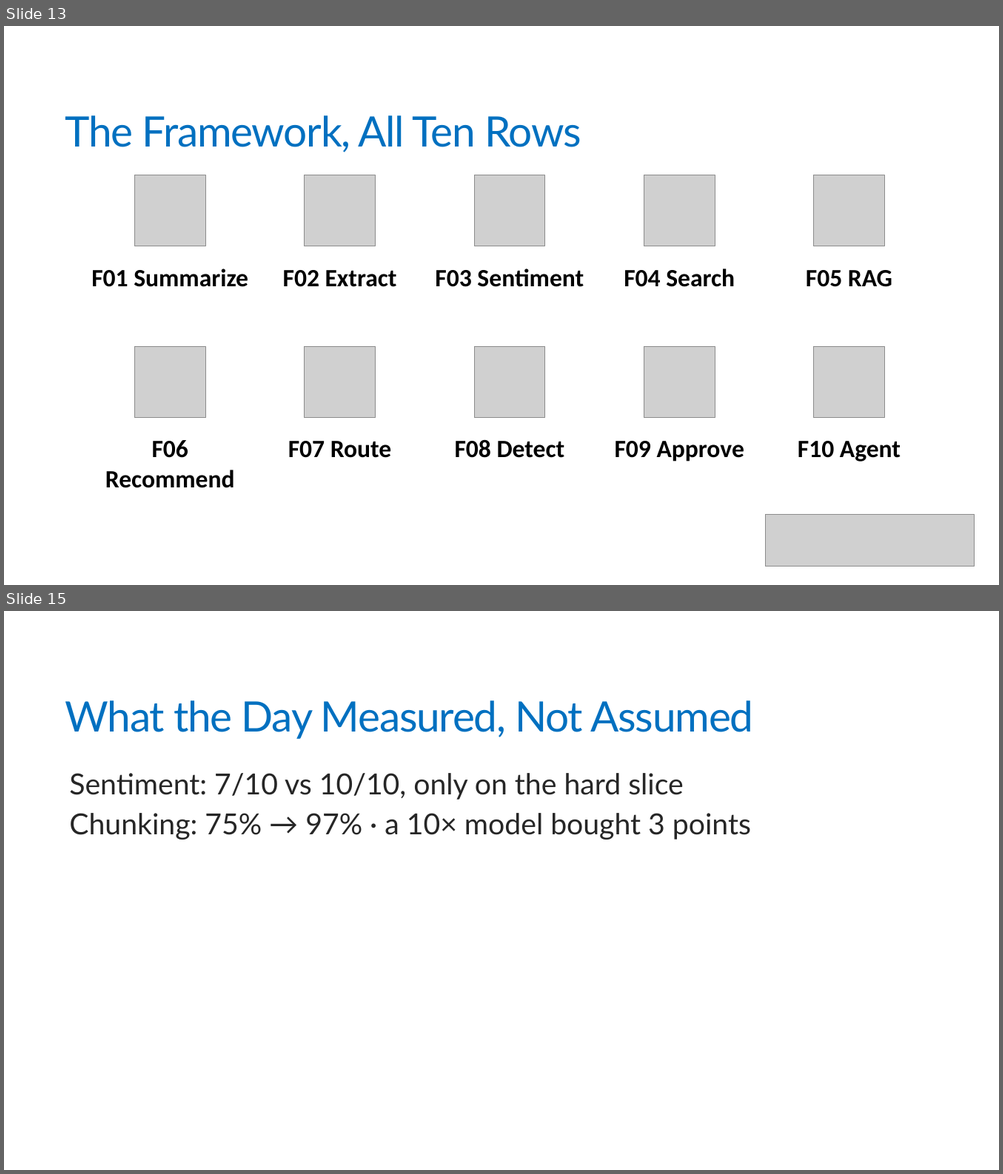
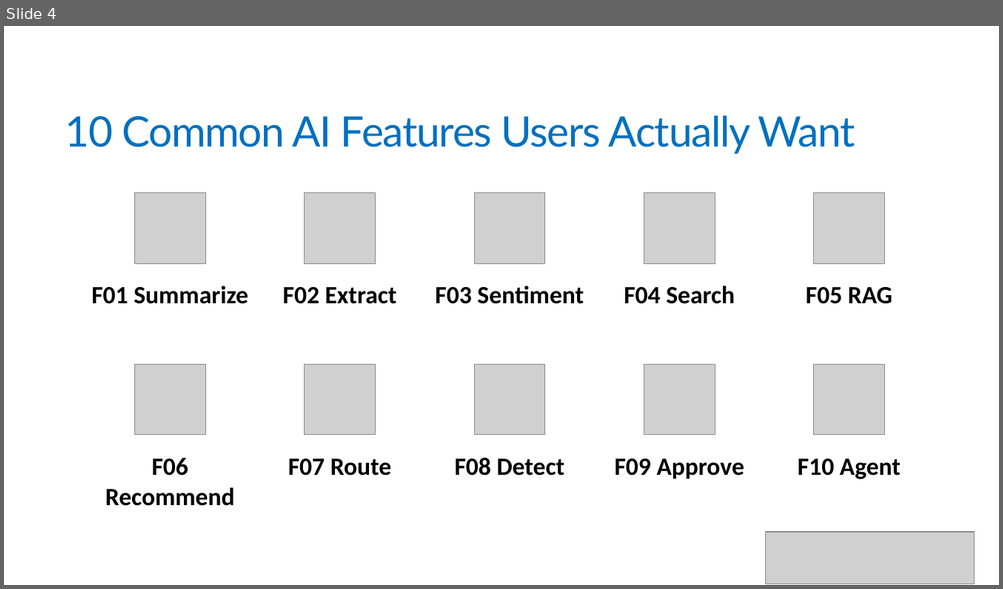
Before and after one commit to trailheadtechnology/10-ai-features-workshop, a slide deck: modules/M5-closing/M5-closing.pptx. Shown one above the other, each under a label of ours: slides 13 and 15 before the commit, slide 4 after it; the slides between them are not shown. The pictures are 1003x1174 and 1003x589 pixels, drawn with LibreOffice and Linux fonts; fonts in the diff are those of the drawing; grey boxes stand for pictures. Boxes give left, top, right and bottom in pixels: in the first picture for what was removed or moved away, otherwise in the second. Text is boxed around its words. In the diff, an @@ line names an element or a change of style, - is before the commit and + after.

```diff
--- a/modules/M5-closing/M5-closing.pptx
+++ b/modules/M5-closing/M5-closing.pptx
@@ slide 15 removed at box(4, 611, 999, 1170), background #FFFFFF @@
@@ title removed at box(65, 701, 753, 739) @@
-What the Day Measured, Not Assumed
@@ text removed at box(69, 773, 751, 840) @@
-  Sentiment: 7/10 vs 10/10, only on the hard slice
-  Chunking: 75% → 97% · a 10× model bought 3 points
@@ what was slide 13 is now slide 4 @@
@@ slide 4 changed as well @@
@@ title at box(65, 116, 856, 154): text changed @@
-The Framework, All Ten Rows
+10 Common AI Features Users Actually Want
@@ 11 pictures, 10 texts: place and size @@
-11 pictures, 10 texts at box(91, 175, 974, 567)
+11 pictures, 10 texts at box(91, 193, 974, 585)
```
Also in this commit, not shown: 8 other slides changed, 21 other slides removed, 9 other files.
